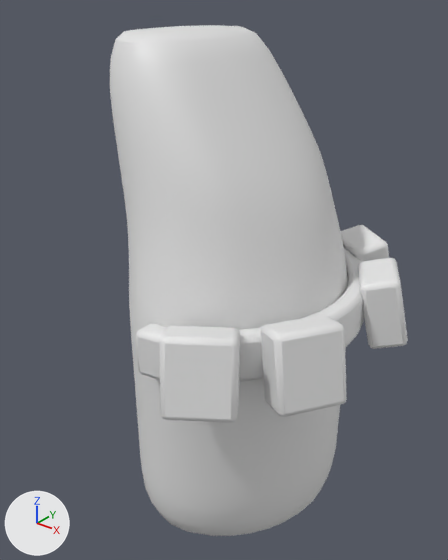
The Blender file ProtoAssets.blend: old version first, new version second.
Camera for both pictures: a camera (50 mm lens) standing at (0.686, -0.915, 0.578) and looking at (-0.014, -0.04, 0.035). Arrows for +X, +Y and +Z are at lower left; the lights stay in place. The older version comes first.
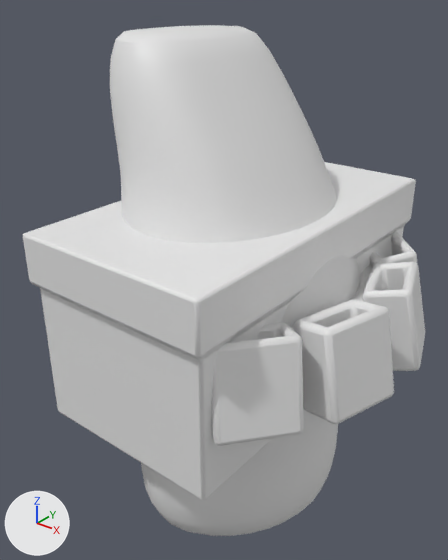
Pixel boxes (x1, y1, x2, y2) of what changed, in the pictures (448 x 560 px; the box of a moved part takes in the faces that stretch with it):
'Cylinder.001', reshaped
    before: (110, 25, 348, 536)
    after: (110, 25, 361, 536)
'Cube.001', added
    after: (23, 162, 416, 501)
'Cube.004', reshaped, moved
    before: (135, 225, 408, 423)
    after: (212, 231, 425, 446)
part 1 of me_cube_004, rebuilt
    before: (160, 326, 240, 423)
    after: (212, 323, 304, 446)
part 2 of me_cube_004, rebuilt
    before: (340, 225, 389, 262)
    after: (370, 231, 418, 268)
part 3 of me_cube_004, rebuilt (17% wider, 22% taller)
    before: (261, 315, 347, 417)
    after: (293, 299, 394, 424)
part 4 of me_cube_004, rebuilt (28% wider, 20% taller)
    before: (359, 258, 408, 349)
    after: (362, 262, 425, 371)
part 5 of me_cube_004, moved or reshaped (mostly hidden afterwards)
    before: (135, 248, 364, 382)
    after: (292, 265, 372, 330)
part 6 of me_cylinder_002, moved or reshaped
    before: (120, 152, 348, 458)
    after: (120, 152, 361, 453)

The change, as a list of edits to the scene's bpy script:
```text
Change me_cube_004:
    used by ob_cube_004; location = (0.0, 0.0, 0.0)
    remove me_cube_004.from_pydata(...)  # 100 vertices, 90 faces; spans x 0.0..0.326, y -0.357..0.353, z -0.077..0.077
    add me_cube_004.from_pydata(...)  # 132 vertices, 122 faces; spans x 0.0..0.353, y -0.341..0.342, z -0.09..0.09
    me_cube_004 part 1: the loose piece of 8 vertices spanning x 0.047..0.209, y -0.357..-0.2, z -0.077..0.077 is rebuilt with 16 vertices and now spans x 0.096..0.282, y -0.341..-0.152, z -0.09..0.09
    me_cube_004 part 2: the loose piece of 8 vertices spanning x 0.055..0.217, y 0.195..0.353, z -0.077..0.077 is rebuilt with 16 vertices and now spans x 0.096..0.284, y 0.153..0.342, z -0.09..0.09
    me_cube_004 part 3: the loose piece of 8 vertices spanning x 0.168..0.323, y -0.233..-0.072, z -0.077..0.077 is rebuilt with 16 vertices and now spans x 0.192..0.349, y -0.182..-0.009, z -0.09..0.09
    me_cube_004 part 4: the loose piece of 8 vertices spanning x 0.174..0.326, y 0.054..0.213, z -0.077..0.077 is rebuilt with 16 vertices and now spans x 0.192..0.353, y 0.012..0.188, z -0.09..0.09
    me_cube_004 part 5
    64 vertices are removed from x 0.0..0.243, y -0.304..0.304, z -0.045..0.045
    66 faces are deleted
    32 vertices are added at x 0.0..0.243, y -0.319..0.319, z -0.045
    32 new vertices lie (0.0, 0.0, 0.09) away from vertices in x 0.0..0.243, y -0.319..0.319, z -0.045
    66 new faces join them
Change me_cylinder_002:
    used by ob_cylinder_001; location = (0.0, 0.0, 0.0)
    remove me_cylinder_002.from_pydata(...)  # 832 vertices, 802 faces; spans x -0.24..0.221, y -0.267..0.267, z -0.494..0.494
    add me_cylinder_002.from_pydata(...)  # 832 vertices, 802 faces; spans x -0.24..0.243, y -0.299..0.299, z -0.494..0.494
    me_cylinder_002 part 6: 352 of 832 vertices moved; they spanned x -0.224..0.221, y -0.267..0.267, z -0.187..0.229 and now span x -0.24..0.243, y -0.299..0.299, z -0.19..0.232; mean shift (0.0, 0.0, 0.0); largest move (0.003, 0.264, 0.021) -> (0.004, 0.298, 0.021)
Add me_cube:
    me_cube.from_pydata([(-0.19, -0.348, -0.19), (-0.198, -0.362, 0.19), (-0.19, 0.348, -0.19), (-0.198, 0.362, 0.19), (0.19, -0.348, -0.19), (0.198, -0.362, 0.19), (0.19, 0.348, -0.19), (0.198, 0.362, 0.19), (-0.198, -0.362, 0.096), (-0.198, 0.362, 0.096), (0.198, 0.362, 0.096), (0.198, -0.362, 0.096), (-0.19, 0.348, 0.088), (0.19, 0.348, 0.088), (0.19, -0.348, 0.088), (-0.19, -0.348, 0.088)], [], [(8, 1, 3, 9), (9, 3, 7, 10), (10, 7, 5, 11), (11, 5, 1, 8), (2, 6, 4, 0), (7, 3, 1, 5), (14, 11, 8, 15), (13, 10, 11, 14), (12, 9, 10, 13), (15, 8, 9, 12), (0, 15, 12, 2), (2, 12, 13, 6), (6, 13, 14, 4), (4, 14, 15, 0)])
    me_cube.polygons.foreach_set('use_smooth', [True] * 14)
Change ob_cube_004:
    ob_cube_004.location: (0.0, 0.0, 0.0) -> (0.02, 0.0, 0.0)
Add ob_cube_001:
    ob_cube_001 = bpy.data.objects.new('Cube.001', me_cube)
    ob_cube_001.location = (0.0, 0.0, 0.0)
    _m = ob_cube_001.modifiers.new('Bevel', 'BEVEL')
    _m.width = 0.01
    _m.width_pct = 0.01
    _m.segments = 2
```
